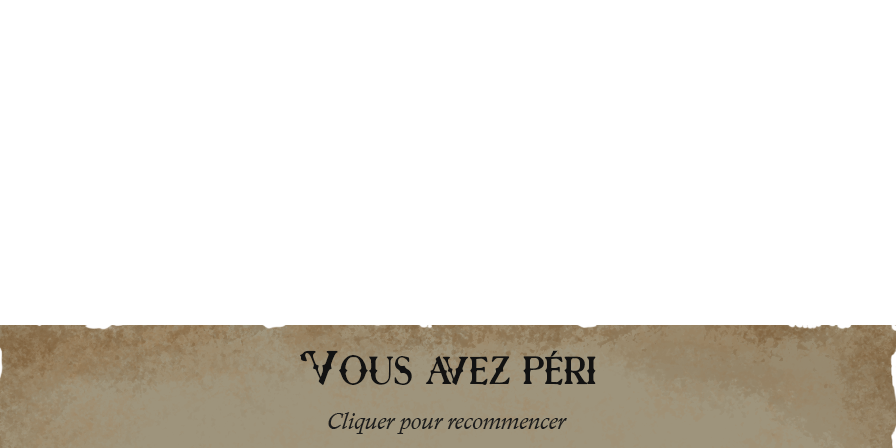
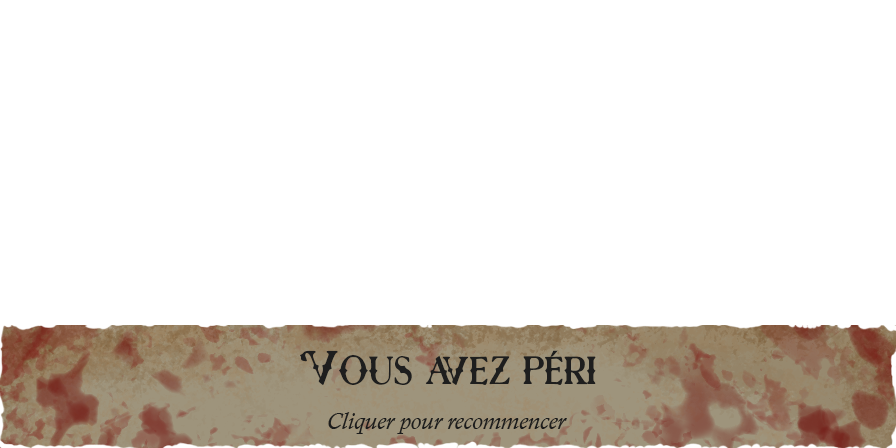
Layered file, before and after one edit (896x448). Changes by layer:
painted on "Vous avez péri" over (300, 350, 595, 385)
added layer "Calque 2" above "Calque 1" over (0, 325, 896, 448)
added layer "Calque 1" above "Calque 3" over (0, 325, 896, 448)
painted on "papier_fond" over (0, 325, 896, 448)
